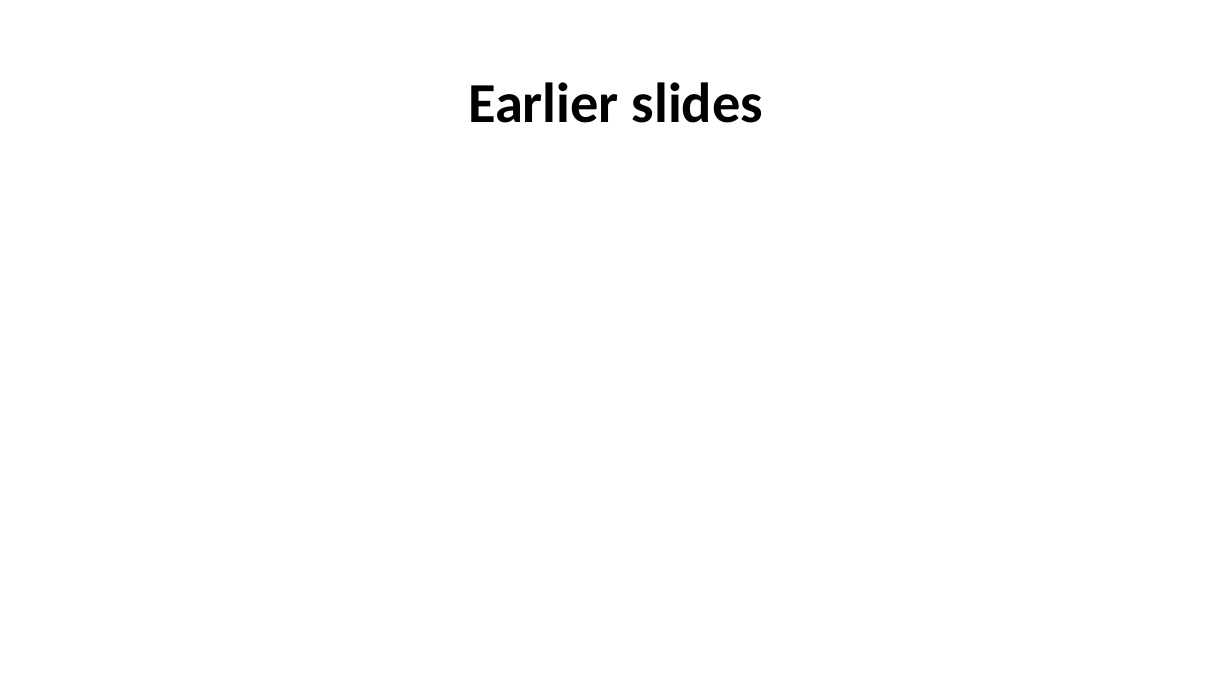
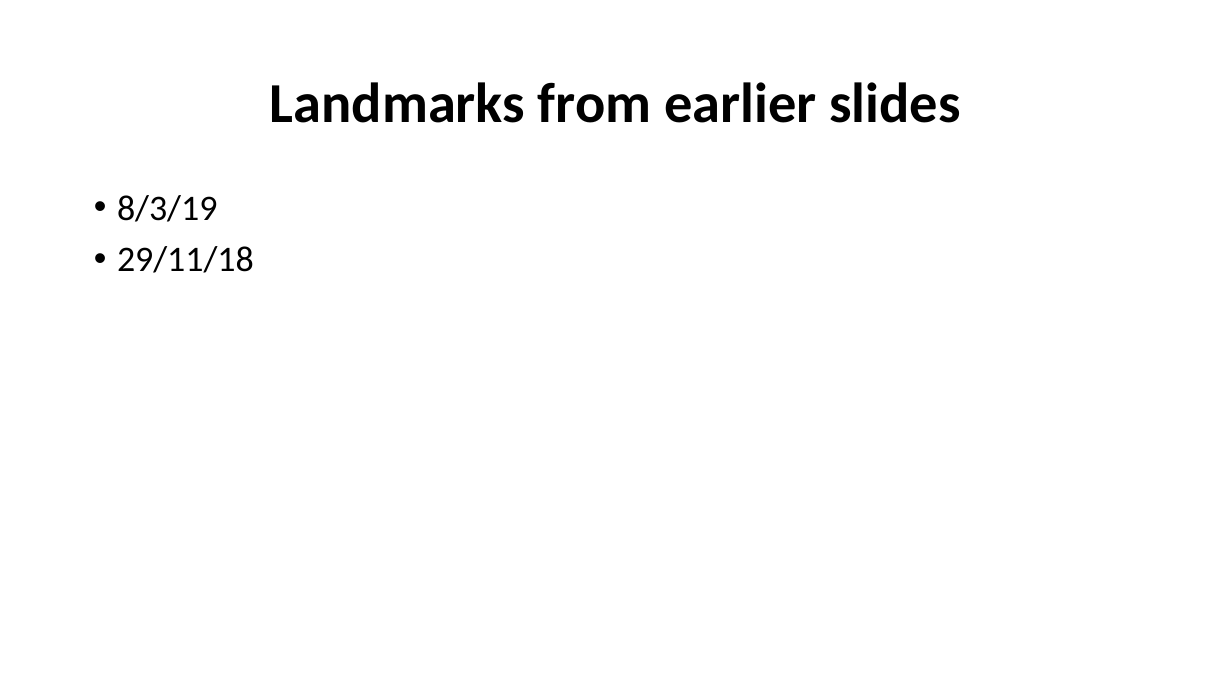
Before and after one commit to jinghuazhao/INF, a slide deck: slide 10 of doc/SCALLOP_INF1-120419.pptx (slide 7 before the commit). Drawn at 1232x693 pixels with LibreOffice and Linux fonts; fonts in the diff are those of the drawing. Boxes give left, top, right and bottom in pixels: in the first picture for what was removed or moved away, otherwise in the second. Text is boxed around its words. In the diff, an @@ line names an element or a change of style, - is before the commit and + after.

```diff
--- a/doc/SCALLOP_INF1-120419.pptx
+++ b/doc/SCALLOP_INF1-120419.pptx
@@ title at box(270, 82, 960, 123): text changed @@
-Earlier slides
+Landmarks from earlier slides
@@ text added at box(117, 195, 254, 273), 28 pt, text #000000 @@
+• 8/3/19
+• 29/11/18
```
Also in this commit, not shown: 6 other slides changed, 5 slides added, 2 slides removed.
